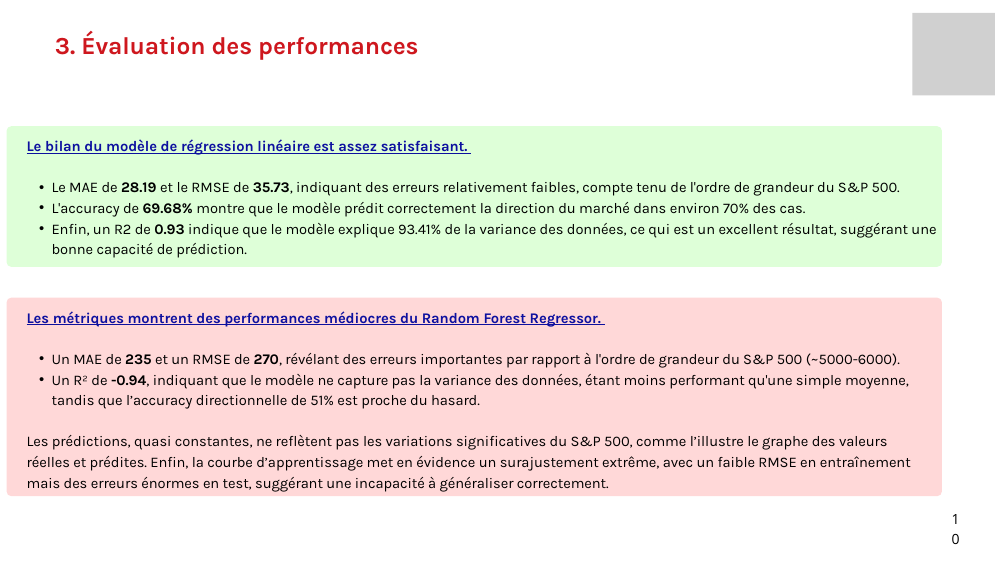
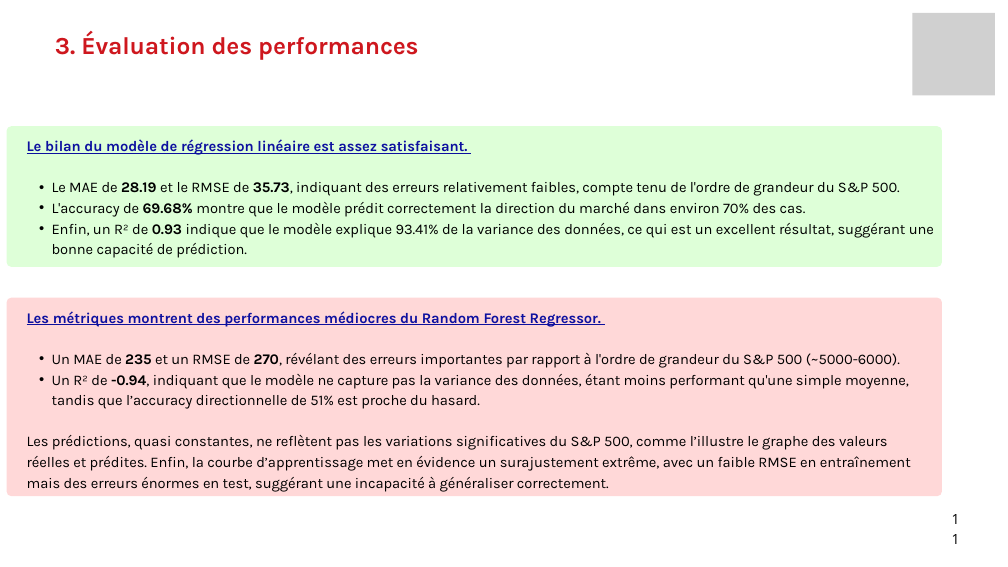
Before and after one commit to Data-project-team-ecm/TD-MID-TERM, a slide deck: slide 11 of TD noté Projet DATA.pptx (slide 10 before the commit). Drawn at 1008x567 pixels with LibreOffice and Linux fonts; fonts in the diff are those of the drawing; grey boxes stand for pictures. Boxes give left, top, right and bottom in pixels: in the first picture for what was removed or moved away, otherwise in the second. Text is boxed around its words. In the diff, an @@ line names an element or a change of style, - is before the commit and + after.

```diff
--- a/TD noté Projet DATA.pptx
+++ b/TD noté Projet DATA.pptx
@@ text at (52, 223, 934, 258): text changed @@
-  • Enfin, un R2 de 0.93 indique que le modèle explique 93.41% de la variance des données, ce qui est un excellent résultat, suggérant une bonne capacité de prédiction.
+  • Enfin, un R² de 0.93 indique que le modèle explique 93.41% de la variance des données, ce qui est un excellent résultat, suggérant une bonne capacité de prédiction.
```
Also in this commit, not shown: 6 other slides changed, 2 slides added, 1 slide removed.
